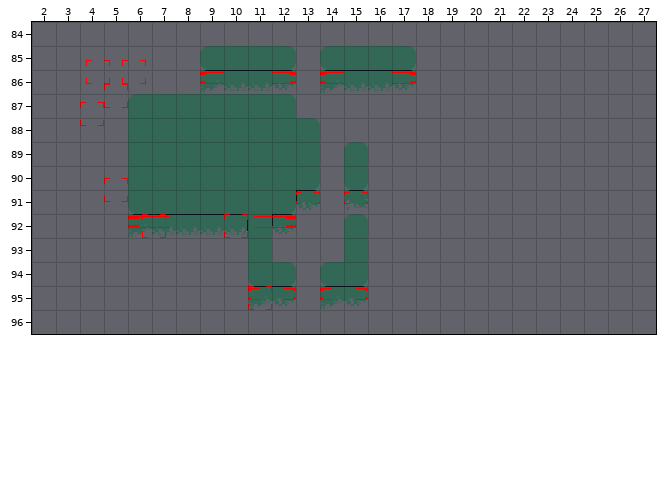
Level history. Tiled map: files/maps/debug.tmx. Above is the file before it was changed.
Cells are 16x16 px. Shown: x 2..27, y 84..96.
After:
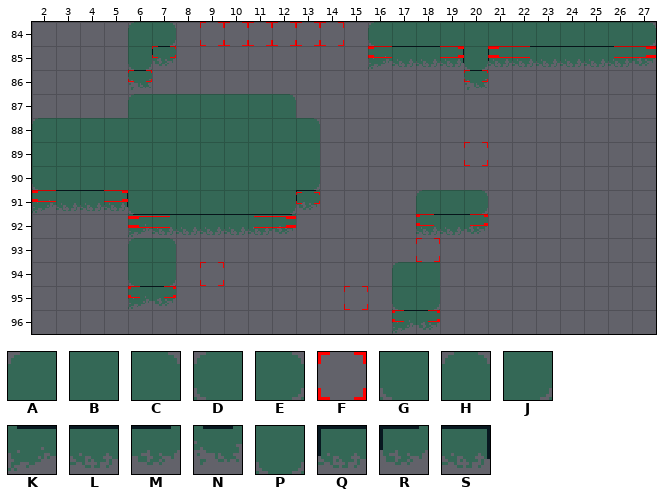
Key: from "main": A 0, B 1, C 2, D 3, E 4, F 6, G 10, H 11, J 12, K 13, L 14, M 15, N 16, P 21, Q 24, R 25, S 26.
_ is an empty cell, . an unchanged one.
Objects are placed by their top-left corner, in cells (3,4 is the top-left corner of cell 3,4); size is 1x1 cell unless given.
The author wrote: Fix collision and cool new debug map.
Change:
--- layer "tiles"
@@ x 6..27 @@
-84 __........____________
-85 __.DBBE.DBBE__________
-86 _..KLLM.KLLM.._.......
+84 AE........DBBBBBBBBBBE
+85 PR.____.__KLLSPQLLLLLM
+86 N..____.____..N.......
@@ x 2..20 @@
-88 ____...............
-89 ____.........H.....
-90 ____.........P.....
-91 ____.........N..___
-92 ........SBR..H..___
-93 ....__...B...B.....
-94 ....__...GE.DJ.__..
-95 ....__...KM.KM.__..
-96 ...............__..
+88 ABBB...............
+89 BBBB........._.....
+90 GBBB........._.....
+91 KLLS........._..ABE
+92 ........LLM.._..LLM
+93 ....AC..._..._.....
+94 ....GJ...__.__.AB..
+95 ....KM...__.__.GJ..
+96 ...............KM..
--- layer "objects"
-F "platform" at 10,92
+F "platform" at 18,93
-F "platform" at 11,95
+F "platform" at 9,94
-F "islandParticles" at 11,95.1 size 2x0.5
+F "islandParticles" at 6,95 size 2x0.5
-F "islandParticles" at 14,95.1 size 2x0.5
+F "islandParticles" at 17,96 size 2x0.5
+F "platform" at 9,84
+F "platform" at 10,84
+F "platform" at 11,84
+F "platform" at 12,84
+F "platform" at 13,84
+F "platform" at 14,84
+F "islandParticles" at 7,85 size 1x0.5
+F "islandParticles" at 16,85 size 4x0.5
+F "islandParticles" at 21,85 size 7x0.5
+F "islandParticles" at 6,86 size 1x0.5
+F "islandParticles" at 20,86 size 1x0.5
+F "platform" at 20,89
+F "islandParticles" at 2,91 size 4x0.5
+F "islandParticles" at 18,92 size 3x0.5
+F "platform" at 15,95
-F "islandParticles" at 9,86.1 size 4x0.5
-F "islandParticles" at 14,86.1 size 4x0.5
-F "platform" at 5.8,85.6
-F "platform" at 4.2,85.6
-F "platform" at 5,86.6
-F "platform" at 4,87.3
-F "platform" at 5,90.5
-F "islandParticles" at 15,91.1 size 1x0.5
-F "platform" at 6.6,92
